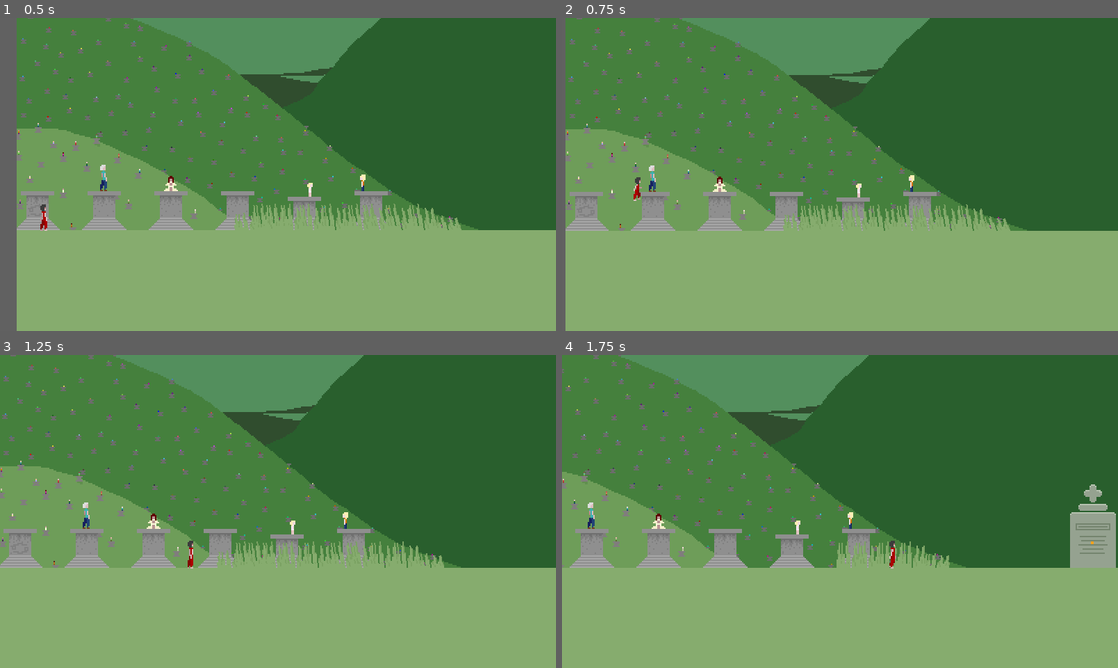
Above: before the commit, frames 1-4 (two rows, left to right).
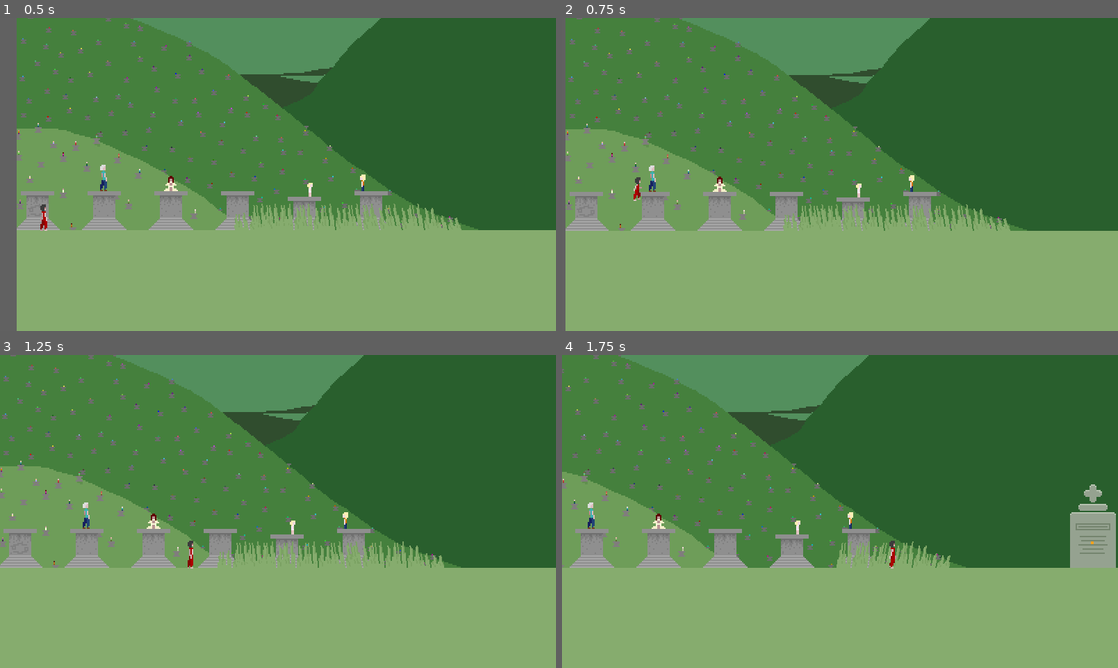
Above: after the commit, the same moments.

Repository: Lilith-In-Starlight/obsidian-glow
Game: Godot game, scene res://Areas/Field/Field.tscn
Same seed, same stepped clock (60 frames per second), same inputs: the game is played once before the commit and once after it.
Inputs:
- Up to frame 1 (0.5 s): no input
- Up to frame 2 (0.75 s): tap Enter at 0.5 s; hold Right from 0.53 s (still down); tap Z at 0.6 s
- Up to frame 3 (1.25 s): keep holding Right; tap Up at 0.77 s
- Up to frame 4 (1.75 s): keep holding Right; tap C at 1.35 s; tap Up at 1.52 s

Frame 1 is identical in both runs. In frame 2, less than 0.1% of the frame differs, in the area x 42-81%, y 59-67%; in frame 3, 0.2%; in frame 4, 0.5%, in the area x 49-70%, y 59-68%.

Commit message:
Made grass more sensitive to the player walking

Diff:
--- a/Deco/Grass/Grass.gd
+++ b/Deco/Grass/Grass.gd
@@ -16,7 +16,7 @@
 
 func _process(delta):
 	time += delta * 80
-	a = lerp(a, noise.get_noise_3d(position.x, position.y, time)*0.3 + 0.1 - ((Player.speed.x/100) / Player.position.distance_to(position)), 0.2)
+	a = lerp(a, noise.get_noise_3d(position.x, position.y, time)*0.3 + 0.1 - ((Player.speed.x/50) / Player.position.distance_to(position)), 0.2)
 	trans.y = Vector2(a, yscale)
 	trans.origin = position
 	transform = trans
